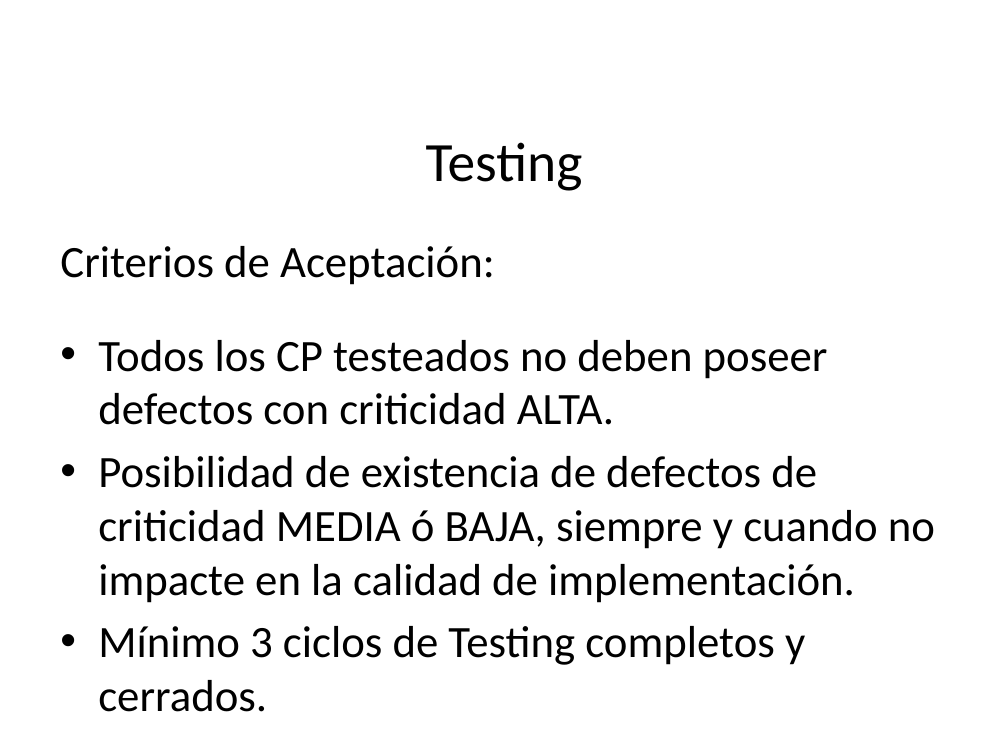
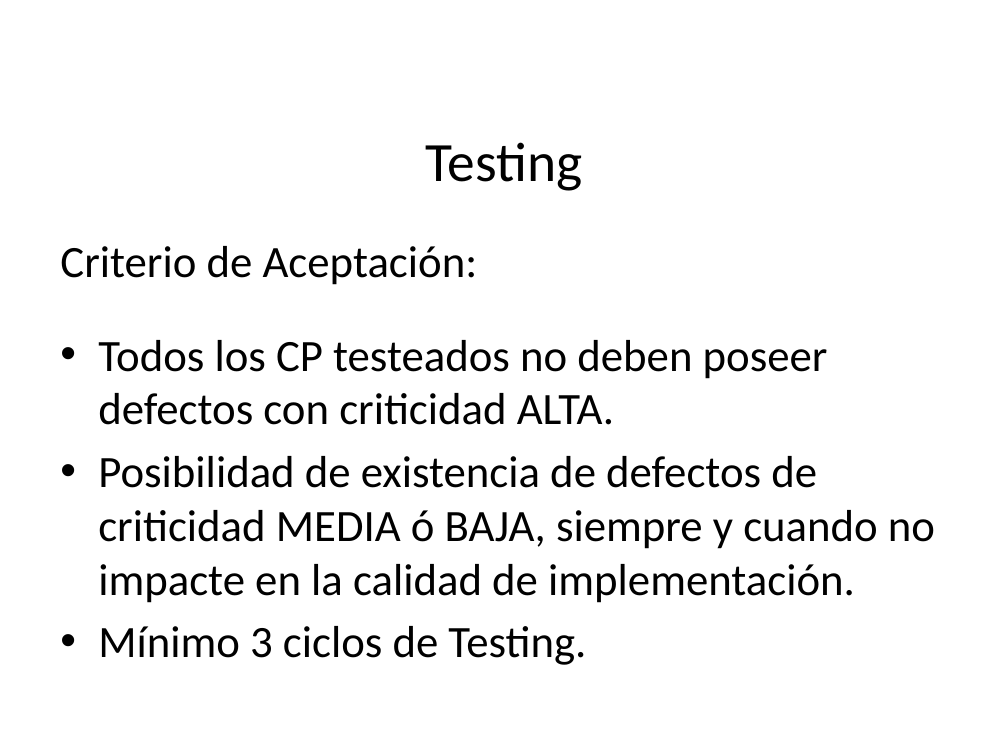
Before and after one commit to pedrohmolina/admin-ong, a slide deck: slide 30 of Documentacion/Presentacion/Presentacion Sirius.pptx (slide 29 before the commit). Drawn at 1008x756 pixels with LibreOffice and Linux fonts; fonts in the diff are those of the drawing; background and template pictures are left out. Boxes give left, top, right and bottom in pixels: in the first picture for what was removed or moved away, otherwise in the second. Text is boxed around its words. In the diff, an @@ line names an element or a change of style, - is before the commit and + after.

```diff
--- a/Documentacion/Presentacion/Presentacion Sirius.pptx
+++ b/Documentacion/Presentacion/Presentacion Sirius.pptx
@@ text at <box>60,246,478,285</box>: text changed @@
-Criterios de Aceptación:
+Criterio de Aceptación:
@@ text at <box>98,626,586,665</box>: text changed @@
-• Mínimo 3 ciclos de Testing completos y cerrados.
+• Mínimo 3 ciclos de Testing.
```
Also in this commit, not shown: 4 other slides changed, 3 slides added, 14 slides removed.
